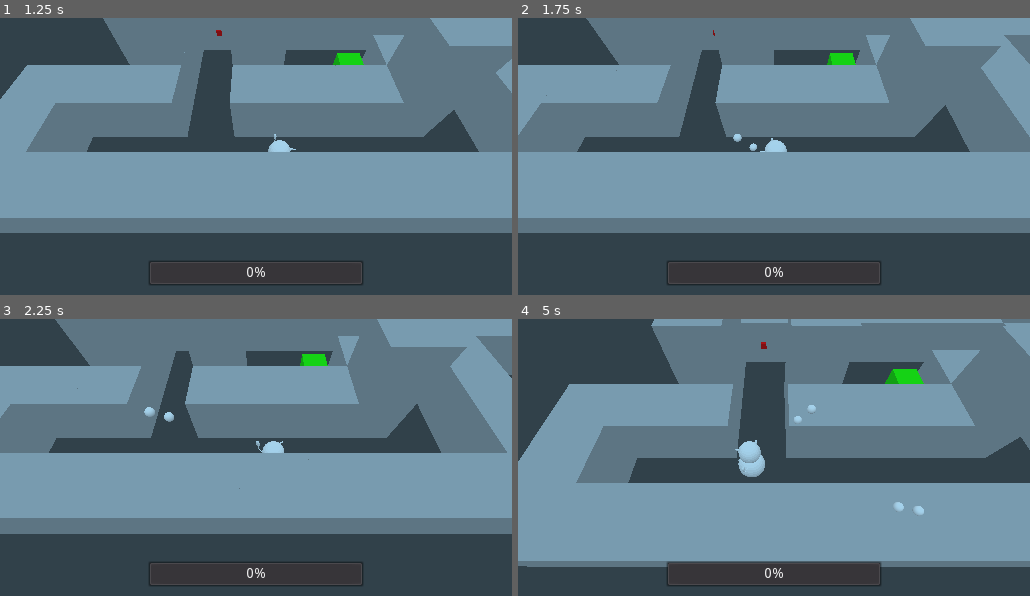
Above: before the commit, frames 1-4 (two rows, left to right).
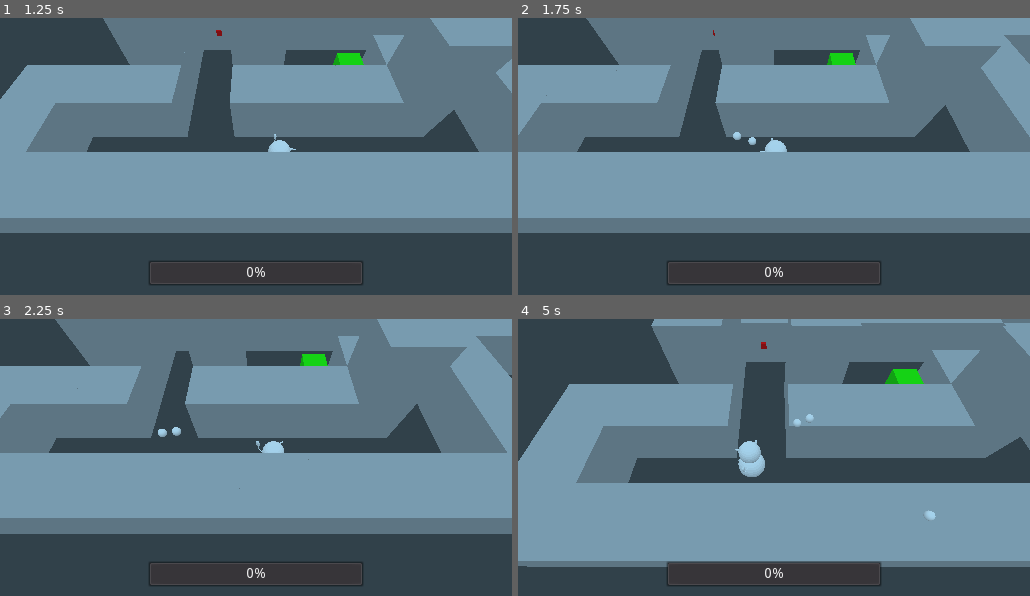
Above: after the commit, the same moments.

Repository: Altoc/crazy-christmas
Game: Godot game, scene res://scenes/Main.tscn
Two runs of this game, one before a commit and one after it. Both use one fixed random seed, a clock stepped at 60 frames per second and the inputs below.
Inputs (mouse positions are in pixels of both pictures, inside the frame that each line leads up to):
- Up to frame 1 (1.25 s): move the mouse to (368, 153) at 0.52 s; press the mouse at (368, 153) at 0.53 s; hold D (PlayerRight) from 0.53 s (still down)
- Up to frame 2 (1.75 s): move the mouse to (671, 184) at 1.27 s; release D (PlayerRight) at 1.28 s; release the mouse at (671, 184) at 1.28 s; hold S (PlayerBackward) from 1.28 s (still down); click (671, 184) at 1.35 s
- Up to frame 3 (2.25 s): move the mouse to (307, 402) at 2.02 s; release S (PlayerBackward) at 2.03 s; press the mouse at (307, 402) at 2.03 s; hold D (PlayerRight) from 2.03 s (still down)
- Up to frame 4 (5 s): move the mouse to (748, 529) at 2.77 s; release D (PlayerRight) at 2.78 s; release the mouse at (748, 529) at 2.78 s; hold W (PlayerForward) 2.78-3.53 s; click (748, 529) at 2.85 s; move the mouse to (927, 512) at 3.52 s; press the mouse at (927, 512) at 3.53 s; hold A (PlayerLeft) from 3.53 s (still down); move the mouse to (620, 424) at 4.27 s; release the mouse at (620, 424) at 4.28 s; click (620, 424) at 4.35 s

Frame 1 is identical in both runs. In frame 2, 0.1% of the frame differs, in the area x 41-47%, y 41-49%; in frame 3, 0.2%; in frame 4, 0.3%, in the area x 53-82%, y 31-73%.

Commit message:
fix snowball spawn bug

Diff:
--- a/Crazy Christmas/scripts/PlayerMovement.gd
+++ b/Crazy Christmas/scripts/PlayerMovement.gd
@@ -9,8 +9,8 @@
 ###CONSTS
 const snowballScenePath = "res://scenes/Snowball.tscn"
 const RAY_LENGTH = 20
-const snowballThrowStrengthMin = Vector3(5, 12, 5)
-const snowballThrowStrengthMax = Vector3(25, 7, 25)
+const snowballThrowStrengthMin = Vector3(5, 8, 5)
+const snowballThrowStrengthMax = Vector3(25, 3, 25)
 const movementSpeedMax = 10.0
 const movementSpeedIncreaseFactor = 30.0
 const snowballTime = 1
@@ -98,7 +98,10 @@
 	var snowball = load(snowballScenePath).instance()
 	MAIN.add_child(snowball)
 	snowball.set_owner(MAIN)
-	snowball.transform.origin = transform.origin
+	var spawnPos = Vector3()
+	spawnPos = transform.origin
+	spawnPos.y += 2
+	snowball.transform.origin = spawnPos
 	var targetPos = Vector3()
 	targetPos.x = snowballThrowStrength.x * sin(rotation.y) * -1
 	targetPos.y = snowballThrowStrength.y
